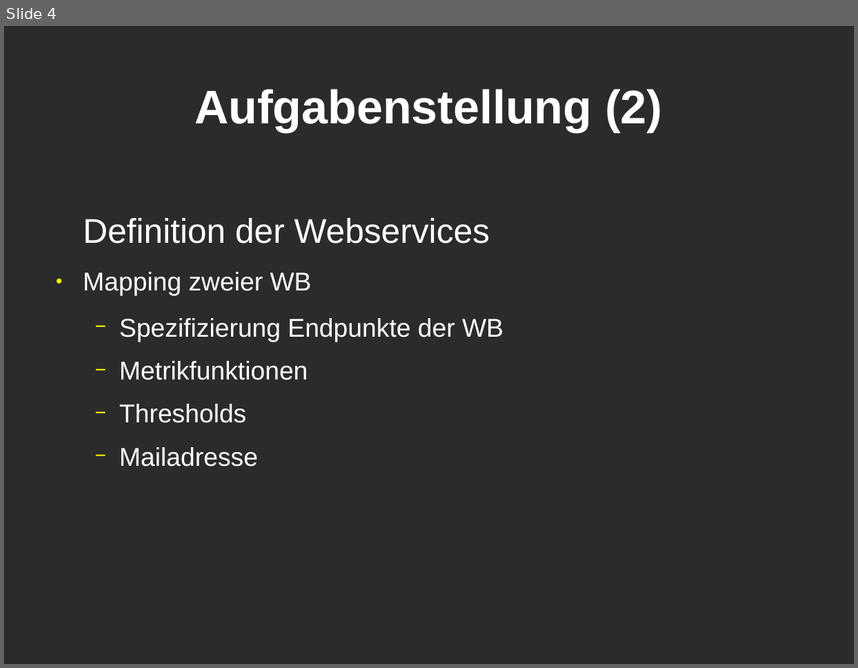
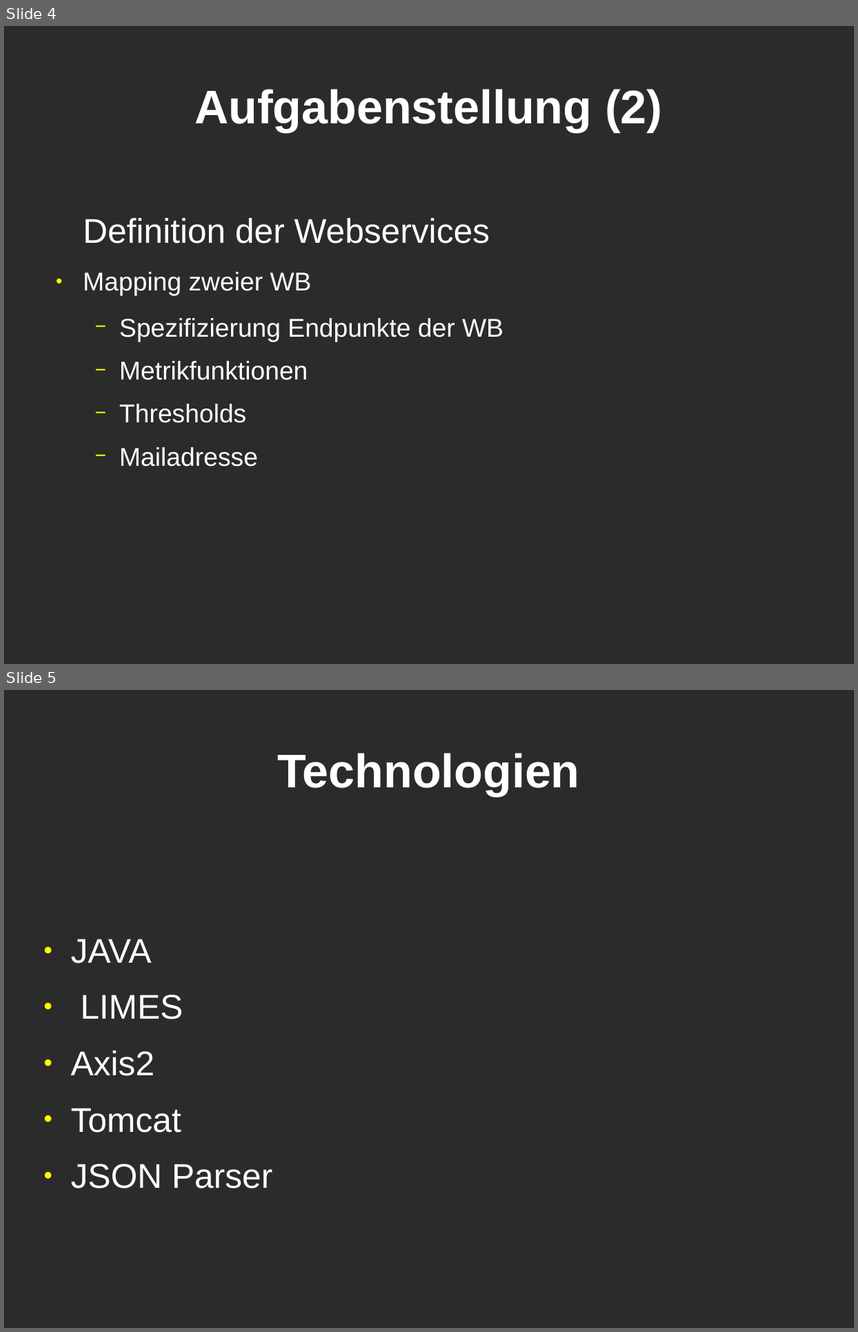
Before and after one commit to KLyko/LimesWebService, a slide deck: doc/overview_08-05-12/presentation.odp. Shown one above the other, each under a label of ours: slide 4 before the commit, slides 4 and 5 after it. The pictures are 858x668 and 858x1332 pixels, drawn with LibreOffice and Linux fonts; fonts in the diff are those of the drawing; background and template pictures are left out; a plain dark background stands for a picture behind light text. Boxes give left, top, right and bottom in pixels: in the first picture for what was removed or moved away, otherwise in the second. Text is boxed around its words. In the diff, an @@ line names an element or a change of style, - is before the commit and + after.

```diff
--- a/doc/overview_08-05-12/presentation.odp
+++ b/doc/overview_08-05-12/presentation.odp
@@ slide 5 added at bbox=[4, 690, 854, 1328], background picture (left out) @@
@@ title added at bbox=[277, 753, 579, 796], 44 pt, text #FFFFFF, bold @@
+Technologien
@@ text added at bbox=[71, 939, 272, 1188], 32 pt, text #FFFFFF @@
+● JAVA
+● LIMES
+● Axis2
+● Tomcat
+● JSON Parser
```
Also in this commit, not shown: 2 slides changed, 2 other files.
